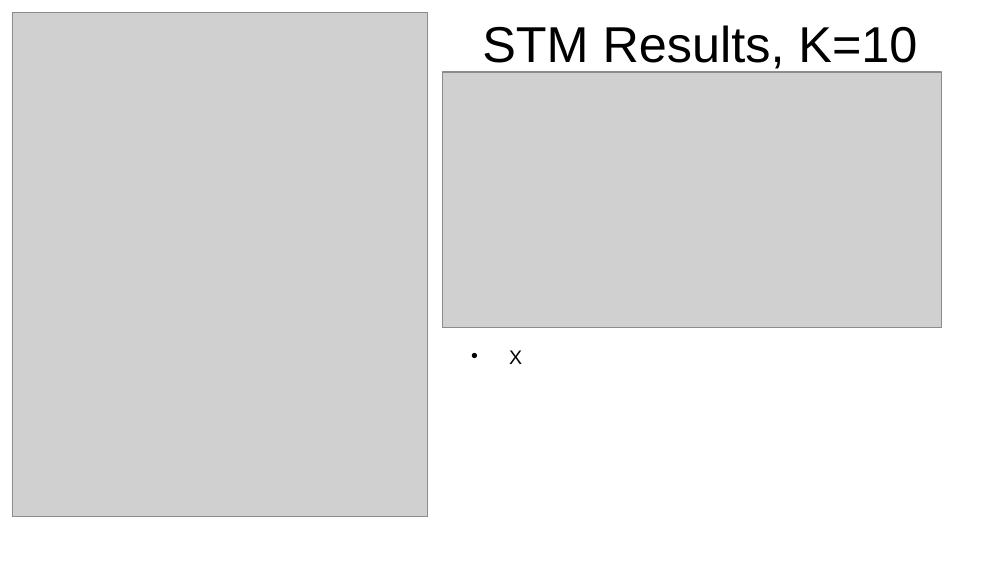
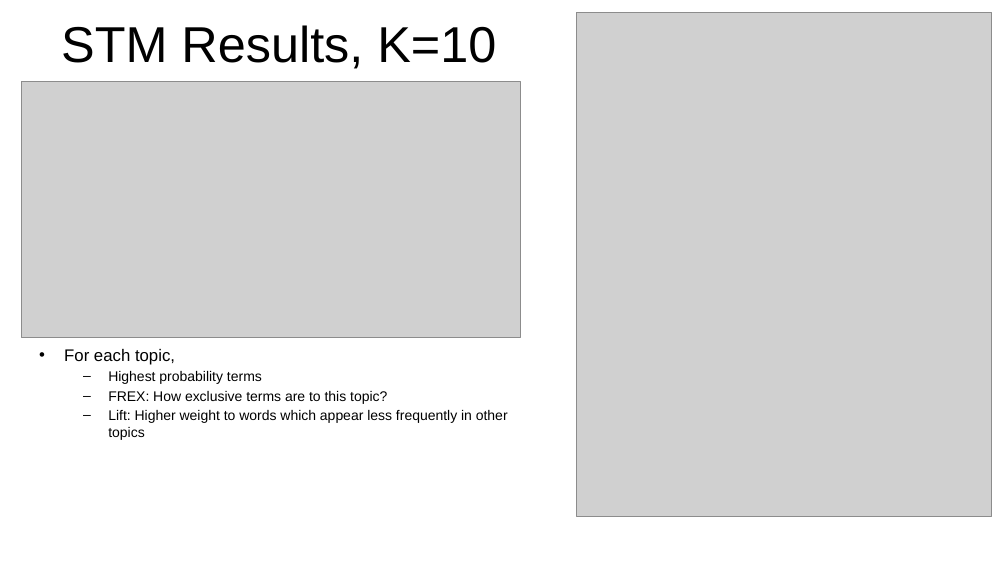
Before and after one commit to rsangole/453_TextAnalysis_FinalProject, a slide deck: slide 16 of reports/Final Report.pptx (slide 17 before the commit). Drawn at 1008x567 pixels with LibreOffice and Linux fonts; fonts in the diff are those of the drawing; grey boxes stand for pictures; background and template pictures are left out. Boxes give left, top, right and bottom in pixels: in the first picture for what was removed or moved away, otherwise in the second. Text is boxed around its words. In the diff, an @@ line names an element or a change of style, - is before the commit and + after.

```diff
--- a/reports/Final Report.pptx
+++ b/reports/Final Report.pptx
@@ title "STM Results, K=10": place and size @@
-title "STM Results, K=10" at box(482, 25, 917, 72)
+title "STM Results, K=10" at box(61, 25, 496, 69)
@@ picture: place and size @@
-picture at box(13, 12, 428, 516)
+picture at box(577, 12, 992, 516)
@@ picture: place and size @@
-picture at box(443, 72, 941, 328)
+picture at box(21, 82, 520, 338)
@@ text added at box(64, 349, 508, 440), 10 pt, text #000000 @@
+• For each topic,
+  – Highest probability terms
+  – FREX: How exclusive terms are to this topic?
+  – Lift: Higher weight to words which appear less frequently in other topics
@@ text removed at box(509, 350, 522, 364) @@
-• X
```
Also in this commit, not shown: 5 other slides changed, 6 slides added, 7 slides removed, 6 other files.
